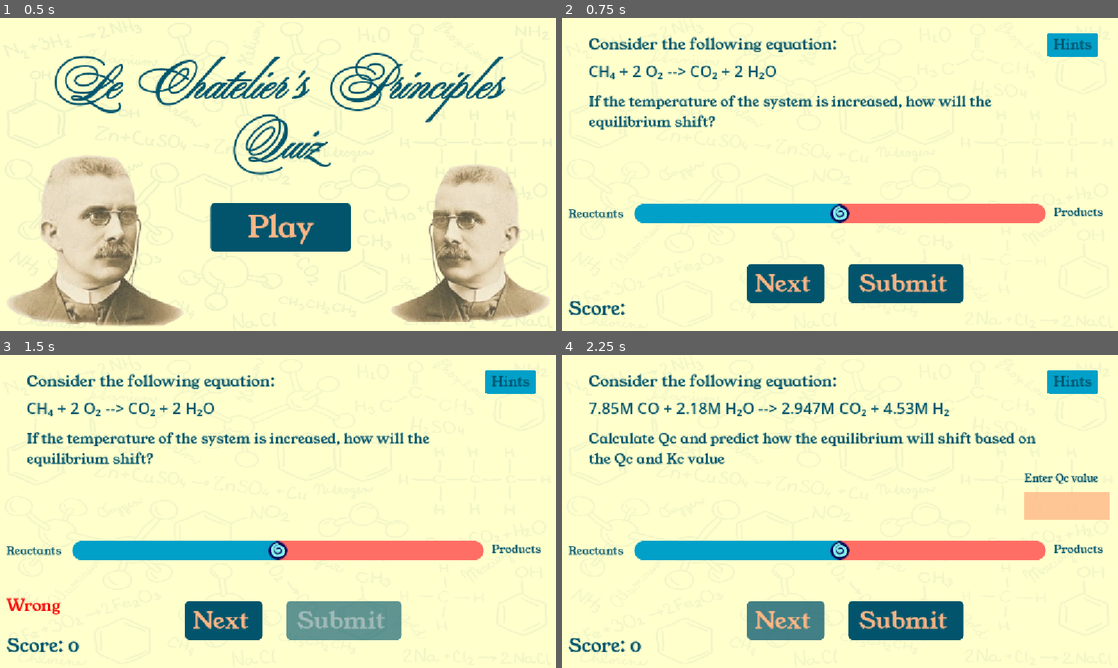
Above: before the commit, frames 1-4 (two rows, left to right).
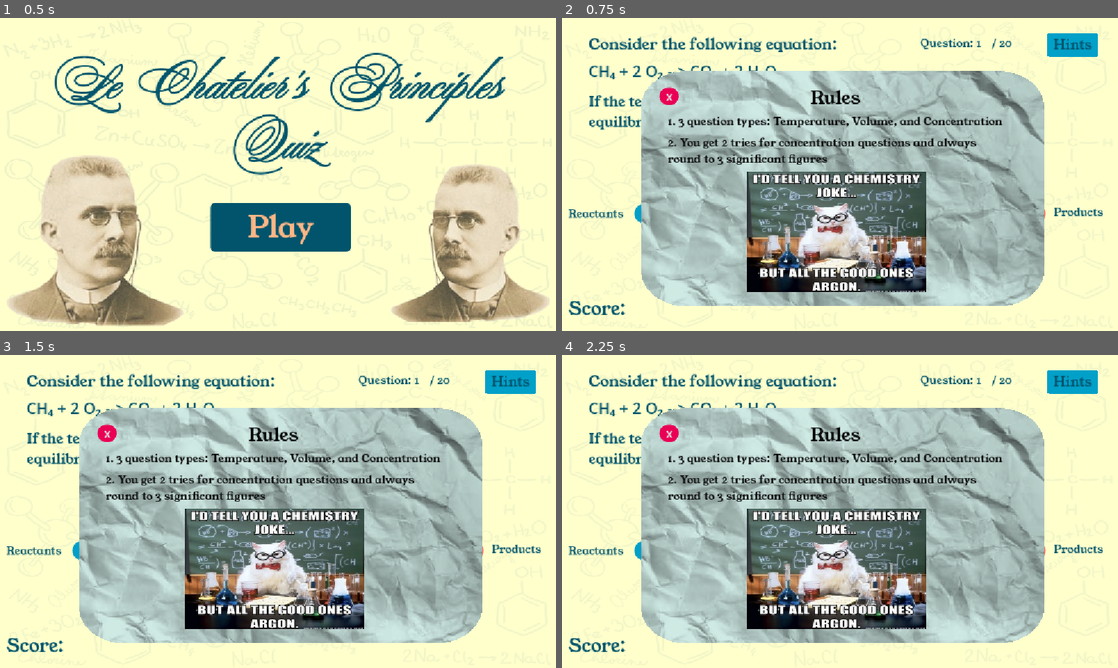
Above: after the commit, the same moments.

Repository: iisalut/Le-Chateliers-Principles-game
Game: Godot game, scene res://start_game.tscn
Two runs of this game, one before a commit and one after it. Both use one fixed random seed, a clock stepped at 60 frames per second and the inputs below.
Inputs:
- Up to frame 1 (0.5 s): no input
- Up to frame 2 (0.75 s): click "Play" at 0.5 s
- Up to frame 3 (1.5 s): click "Submit" at 1.25 s
- Up to frame 4 (2.25 s): click "Next" at 2 s

Frame 1 is identical in both runs. In frame 2, 54% of the frame differs, in the area x 14-87%, y 6-92%; in frame 3, 54%; in frame 4, 56%, in the area x 4-99%, y 6-95%.

Commit message:
finished confetti

Diff:
--- /dev/null
+++ b/actual-le-chateliers/confetti_particles.tscn
@@ -0,0 +1,73 @@
+[gd_scene format=3 uid="uid://b8v5ombwqgj6g"]
+
+[ext_resource type="Texture2D" uid="uid://44k4mbjuq3wj" path="res://confetti.png" id="1_jffis"]
+
+[sub_resource type="CanvasItemMaterial" id="CanvasItemMaterial_xxi4j"]
+particles_animation = true
+particles_anim_h_frames = 2
+particles_anim_v_frames = 1
+particles_anim_loop = true
+
+[sub_resource type="Curve" id="Curve_jffis"]
+_data = [Vector2(0, 1), 0.0, 0.0, 0, 0, Vector2(0.7531381, 1), 0.0, 0.0, 0, 0, Vector2(1, 0.46449125), 0.0, 0.0, 0, 0]
+point_count = 3
+
+[sub_resource type="CurveTexture" id="CurveTexture_xxi4j"]
+curve = SubResource("Curve_jffis")
+
+[sub_resource type="Gradient" id="Gradient_plikp"]
+offsets = PackedFloat32Array(0.22524102, 0.23488168, 0.49780893, 0.5100789, 0.7432077, 0.75197196, 1)
+colors = PackedColorArray(0, 0.8565007, 0.7285627, 1, 0.9529412, 0.23529412, 0.59607846, 1, 0.9529412, 0.23529412, 0.59607846, 1, 0.73149705, 0.5129711, 1, 1, 0.90588236, 0.36078432, 1, 1, 0, 0.6115563, 0.858802, 1, 0, 0.6117647, 0.85882354, 1)
+
+[sub_resource type="GradientTexture1D" id="GradientTexture1D_2cbq1"]
+gradient = SubResource("Gradient_plikp")
+
+[sub_resource type="Curve" id="Curve_fo25d"]
+_data = [Vector2(0, 1), 0.0, 0.0, 0, 0, Vector2(0.274477, 0.8038597), 0.0, 0.0, 0, 0, Vector2(0.68284523, 1), 0.0, 0.0, 0, 0, Vector2(0.99916327, 0.91059655), 0.0, 0.0, 0, 0]
+point_count = 4
+
+[sub_resource type="CurveTexture" id="CurveTexture_3l26e"]
+curve = SubResource("Curve_fo25d")
+
+[sub_resource type="Curve" id="Curve_ok850"]
+_data = [Vector2(0, 1), 0.0, 0.0, 0, 0, Vector2(0.7456067, 1), 0.0, 0.0, 0, 0, Vector2(1, 0.74456143), 0.0, 0.0, 0, 0]
+point_count = 3
+
+[sub_resource type="CurveTexture" id="CurveTexture_y1nwi"]
+curve = SubResource("Curve_ok850")
+
+[sub_resource type="ParticleProcessMaterial" id="ParticleProcessMaterial_plikp"]
+particle_flag_disable_z = true
+direction = Vector3(0, -1, 0)
+initial_velocity_min = 299.55
+initial_velocity_max = 413.74
+angular_velocity_min = -180.00002
+angular_velocity_max = 179.99998
+gravity = Vector3(0, 75, 0)
+linear_accel_min = 9.999997
+linear_accel_max = 29.999996
+damping_min = 60.000004
+damping_max = 70.0
+damping_curve = SubResource("CurveTexture_3l26e")
+scale_min = 0.5
+scale_curve = SubResource("CurveTexture_y1nwi")
+color_initial_ramp = SubResource("GradientTexture1D_2cbq1")
+alpha_curve = SubResource("CurveTexture_xxi4j")
+hue_variation_min = -0.020000022
+hue_variation_max = 0.019999977
+anim_speed_min = 2.3
+anim_speed_max = 4.5499997
+anim_offset_max = 1.0
+
+[node name="confetti particles" type="Node2D" unique_id=527708906]
+
+[node name="GPUParticles2D" type="GPUParticles2D" parent="." unique_id=125654604]
+texture_filter = 1
+material = SubResource("CanvasItemMaterial_xxi4j")
+position = Vector2(49, 9)
+amount = 200
+texture = ExtResource("1_jffis")
+lifetime = 8.0
+speed_scale = 1.96
+explosiveness = 0.97
+process_material = SubResource("ParticleProcessMaterial_plikp")
--- a/actual-le-chateliers/end_game.tscn
+++ b/actual-le-chateliers/end_game.tscn
@@ -5,6 +5,7 @@
 [ext_resource type="Texture2D" uid="uid://c3n7fws0ko2pq" path="res://Screenshot 2026-07-20 at 11.22.08 PM.png" id="2_semjh"]
 [ext_resource type="Texture2D" uid="uid://c404hqxju8mee" path="res://le chatelier dude.png" id="3_4amj7"]
 [ext_resource type="FontFile" uid="uid://buyk8sfuem2ob" path="res://YoungSerif-Regular.ttf" id="3_8aegd"]
+[ext_resource type="PackedScene" uid="uid://b8v5ombwqgj6g" path="res://confetti_particles.tscn" id="6_4amj7"]
 
 [sub_resource type="StyleBoxFlat" id="StyleBoxFlat_semjh"]
 bg_color = Color(0.003921569, 0.32941177, 0.42352942, 1)
@@ -23,12 +24,7 @@
 corner_detail = 20
 
 [sub_resource type="StyleBoxFlat" id="StyleBoxFlat_h3nuw"]
-bg_color = Color(0, 0.32941177, 0.42352942, 0.7411765)
-corner_radius_top_left = 10
-corner_radius_top_right = 10
-corner_radius_bottom_right = 10
-corner_radius_bottom_left = 10
-corner_detail = 20
+bg_color = Color(0.007843138, 0.4509804, 0.5764706, 0.75686276)
 
 [sub_resource type="Animation" id="Animation_semjh"]
 loop_mode = 1
@@ -145,6 +141,8 @@
 grow_horizontal = 2
 grow_vertical = 2
 theme_override_colors/font_color = Color(0.96862745, 0.7019608, 0.5176471, 1)
+theme_override_colors/font_pressed_color = Color(0.96862745, 0.7019608, 0.5176471, 1)
+theme_override_colors/font_hover_color = Color(0.96862745, 0.7019608, 0.5176471, 1)
 theme_override_fonts/font = ExtResource("3_8aegd")
 theme_override_font_sizes/font_size = 59
 theme_override_styles/normal = SubResource("StyleBoxFlat_semjh")
@@ -159,9 +157,10 @@
 anchor_top = 1.0
 anchor_right = 1.0
 anchor_bottom = 1.0
-offset_left = -392.73364
-offset_top = -322.9152
-offset_right = -33.0
+offset_left = -338.0
+offset_top = -323.0
+offset_right = -21.669434
+offset_bottom = -22.0
 grow_horizontal = 0
 grow_vertical = 0
 rotation = 6.2831855
@@ -177,8 +176,10 @@
 anchors_preset = 2
 anchor_top = 1.0
 anchor_bottom = 1.0
-offset_top = -322.91516
-offset_right = 359.73364
+offset_left = 15.0
+offset_top = -326.0
+offset_right = 315.0
+offset_bottom = -25.0
 grow_vertical = 0
 rotation = 6.2831855
 pivot_offset = Vector2(179.867, 161.458)
@@ -189,4 +190,7 @@
 libraries/ = SubResource("AnimationLibrary_h3nuw")
 autoplay = &"RESET"
 
+[node name="confetti particles" parent="." unique_id=527708906 instance=ExtResource("6_4amj7")]
+position = Vector2(602, 648)
+
 [connection signal="pressed" from="replay button" to="." method="_on_replay_button_pressed"]
--- a/actual-le-chateliers/game_manager.gd
+++ b/actual-le-chateliers/game_manager.gd
@@ -46,17 +46,14 @@
 @onready var intro_text_3: RichTextLabel = $"intro pop up/intro text3"
 @onready var cat_joke: Sprite2D = $"intro pop up/cat joke"
 
-
-
-
-#--- conc dict-------
-var conc_num1=0
-var conc_num2=0
-var conc_num3=0
-var conc_num4=0
+@onready var current_qs_number: RichTextLabel = $current_qs_number
+
 
 #--------------------------
-
+# question number tracking
+var curr_qs_number=1
+
+#------------
 
 var qs_type=1 # first qs always temp BUT keeps track of which qs type (temp,vol,conc)
 var curr_qs="" # current question
@@ -126,7 +123,7 @@
 var vol_inc= 0.5<randf()
 var can_vol_activate= true
 
-
+# chooses a vol qs from dict
 func choose_vol_qs():
 	random_select_vol= randi_range(0,6)
 	var inner_dict= QsData.vol_qs_dict[random_select_vol]
@@ -135,6 +132,7 @@
 		curr_max_vol_moles= inner_dict[rxn]
 	print("choosing new vol qs")
 
+#checks vol answers
 func check_vol_ans(value: float) -> void:
 	if(vol_inc):
 		if curr_max_vol_moles=="right" and value>0 :
@@ -157,6 +155,7 @@
 	score_label.text= "Score: "+str(QsData.score)
 	print("just checked answers and updated score")
 
+# displays vol variable on screen
 func display_vol():
 	choose_vol_qs()
 	validate_qs(curr_qs,qs_type)
@@ -169,6 +168,12 @@
 		print(" description added for vol  qs")
 #-------------------------------------------------------------------------------
 
+#--- conc dict-------
+var conc_num1=0
+var conc_num2=0
+var conc_num3=0
+var conc_num4=0
+
 #---conc variables and functions-----
 var random_select_conc=randi_range(0,6)
 var curr_Kc=""
@@ -177,6 +182,8 @@
 
 
 var can_conc_activate= true
+
+# calculates qc values based on question
 func correct_Qc_calculation(): # need to update this for every added conc qs
 	match random_select_conc:
 		0:
@@ -194,6 +201,7 @@
 		6:
 			corr_Qc = ((conc_num3 * conc_num4) / (conc_num1 * conc_num2))
 
+# holds all conc questions with rand int values
 func choose_conc_qs():  # the conc dictionary is in here
 	random_select_conc=randi_range(0,6)
 	conc_num1=snapped(randf_range(0.10,10.0),0.001)
@@ -223,7 +231,7 @@
 	print("current Kc "+str(curr_Kc))
 
 
-
+# calculates correct rounded sig fig answer from long float value
 var actual_final_ans_qc=0.0
 func sig_fig_fixer(corr_Qc, sig_fig_num: int):
 
@@ -253,7 +261,7 @@
 
 	return actual_final_ans_qc
 
-
+# checks conc answer
 func check_conc_ans( user_Qc: String,value: float):
 	var float_Qc=float(user_Qc)
 	corr_Qc=snapped(corr_Qc,0.000001)
@@ -283,6 +291,7 @@
 				answer_label.text="Slider and Qc values wrong"
 	score_label.text= "Score: "+str(QsData.score)
 
+#displays all func variables on screen
 func display_conc():
 	choose_conc_qs()
 	validate_qs(curr_qs,qs_type)
@@ -292,7 +301,9 @@
 	question_description.text="Calculate Qc and predict how the equilibrium will shift based on the Qc and Kc value"
 	qc_value_description.text="Enter Qc value"
 	final_corr_Qc=sig_fig_fixer(corr_Qc,3) # moved it here cause not working anywhere else
+
 #----------------------------------------
+# this function filters all the questions and sorts them into completed/ incomplete
 func validate_qs(current_qs, question_type):
 	# takes curr_qs and question_type figures out what type of question.
 	# if the chosen qs not in the finished_dict then that is the final chosen question and it is added to the finished_dict
@@ -305,6 +316,7 @@
 					QsData.temp_finished_qs.append(curr_qs)
 					QsData.full_finished_qs.append(curr_qs)
 					print(" finished_temp: "+ str(QsData.full_finished_qs))
+					curr_qs_number+=1 # adding it here cause when qs approved the runing qs count is updated
 					print("validate temp just ran")
 					if QsData.temp_finished_qs.size()==6: # need to update this num everytime change num qs
 						can_temp_activate=false
@@ -326,6 +338,7 @@
 					QsData.vol_finished_qs.append(curr_qs)
 					QsData.full_finished_qs.append(curr_qs)
 					print(" finished_vol: "+ str(QsData.full_finished_qs))
+					curr_qs_number+=1 # adding it here cause when qs approved the runing qs count is updated
 					print("validate vol just ran")
 					if QsData.vol_finished_qs.size()==7: # need to update this num everytime change num qs
 						can_vol_activate=false
@@ -346,6 +359,7 @@
 					QsData.conc_finished_qs.append(curr_qs)
 					QsData.full_finished_qs.append(curr_qs)
 					print(" finished_conc: "+ str(QsData.full_finished_qs))
+					curr_qs_number+=1 # adding it here cause when qs approved the runing qs count is updated
 					print("validate conc just ran")
 					if QsData.conc_finished_qs.size()==7: # need to update this num everytime change num qs
 						can_conc_activate=false
@@ -360,6 +374,7 @@
 					print("need to find another question")
 					current_qs=curr_qs
 
+# sets first question type to temp
 func _ready():
 	pop_up_help.hide()
 	line_edit.hide()
@@ -367,6 +382,7 @@
 	qs_type=1
 	print(" num1: "+str(conc_num1)+" num2: "+str(conc_num2)+" num3: "+str(conc_num3)+" num4: "+str(conc_num4))
 
+# submit button that checks if answers are correct
 var submit_click_count=0
 func _on_submit_button_pressed() -> void: # displays answer label
 	var slider_value= slider.value
@@ -383,8 +399,10 @@
 		if submit_click_count>=2:
 			$submit_button.disabled=true
 
-
+# this represents the next button which will change to next qs + counts curr question
 func _on_button_pressed() -> void: # loads in new qs type out of 3 total
+
+	current_qs_number.text=str(curr_qs_number)# displays current qs num
 
 	$submit_button.disabled=false
 	submit_click_count=0
@@ -449,10 +467,13 @@
 			else:
 				_on_button_pressed()
 
+
+# exit button for hints popup
 func _on_exit_button_help_pressed() -> void:
 	pop_up_help.hide()
 	bg_panel.hide()
 
+# opens hint pop up when "hints" button pressed
 func _on_help_button_pressed() -> void:
 	pop_up_help.show()
 	bg_panel.show()
@@ -482,10 +503,12 @@
 		conc_formula_3.show()
 		conc_pop_up_ans.show()
 
+# button that shows answer to concentration question hint
 func _on_conc_button_pressed() -> void:
 	conc_pop_up_ans.text=str(final_corr_Qc)
 
 
+# exit button for the rules pop up
 func _on_exit_button_intro_pressed() -> void:
 	intro_pop_up.hide()
 	intro_text.hide()
--- a/actual-le-chateliers/quiz.tscn
+++ b/actual-le-chateliers/quiz.tscn
@@ -608,6 +608,7 @@
 theme_override_styles/panel = SubResource("StyleBoxTexture_p60ki")
 
 [node name="exit Button help" type="Button" parent="pop up help" unique_id=1433126840]
+visible = false
 layout_mode = 1
 anchors_preset = 8
 anchor_left = 0.5
@@ -641,6 +642,7 @@
 text = "Hints"
 
 [node name="hints question type label" type="RichTextLabel" parent="pop up help" unique_id=1161703180]
+visible = false
 layout_mode = 1
 anchors_preset = 8
 anchor_left = 0.5
@@ -947,8 +949,8 @@
 theme_override_constants/paragraph_separation = 8
 theme_override_fonts/normal_font = ExtResource("3_6id1c")
 theme_override_font_sizes/normal_font_size = 18
-text = "Qc > Kc → more products so how will equilibrium shift ?
-Qc < Kc → less products so how will equillibrium shift ?"
+text = "Qc > Kc --> more products so how will equilibrium shift ?
+Qc < Kc --> less products so how will equillibrium shift ?"
 
 [node name="conc formula3" type="RichTextLabel" parent="pop up help" unique_id=162505502]
 visible = false
@@ -1011,7 +1013,6 @@
 text = "conc answer"
 
 [node name="intro pop up" type="Panel" parent="." unique_id=1139581157]
-visible = false
 material = SubResource("ShaderMaterial_hgkws")
 layout_mode = 1
 anchors_preset = 8
@@ -1096,9 +1097,41 @@
 scale = Vector2(0.536023, 0.37145525)
 texture = ExtResource("3_i0i4q")
 
+[node name="ques_num_display" type="RichTextLabel" parent="." unique_id=1456642011]
+layout_mode = 1
+anchors_preset = 1
+anchor_left = 1.0
+anchor_right = 1.0
+offset_left = -410.0
+offset_top = 35.0
+offset_right = -107.0
+offset_bottom = 75.0
+grow_horizontal = 0
+theme_override_colors/default_color = Color(0.003921569, 0.32941177, 0.42352942, 1)
+theme_override_fonts/normal_font = ExtResource("3_6id1c")
+theme_override_font_sizes/normal_font_size = 23
+text = "Question:      / 20"
+
+[node name="current_qs_number" type="RichTextLabel" parent="." unique_id=1285545660]
+layout_mode = 1
+anchors_preset = 1
+anchor_left = 1.0
+anchor_right = 1.0
+offset_left = -293.0
+offset_top = 35.0
+offset_right = -212.0
+offset_bottom = 80.0
+grow_horizontal = 0
+theme_override_colors/default_color = Color(0.0627451, 0.3647059, 0.44313726, 1)
+theme_override_fonts/normal_font = ExtResource("3_6id1c")
+theme_override_font_sizes/normal_font_size = 23
+text = "1"
+fit_content = true
+scroll_following = true
+
 [connection signal="pressed" from="Button" to="." method="_on_button_pressed"]
+[connection signal="value_changed" from="slider stuff/slider" to="." method="_on_h_slider_2_value_changed"]
 [connection signal="value_changed" from="slider stuff/slider" to="." method="_on_slider_value_changed"]
-[connection signal="value_changed" from="slider stuff/slider" to="." method="_on_h_slider_2_value_changed"]
 [connection signal="pressed" from="submit_button" to="." method="_on_submit_button_pressed"]
 [connection signal="pressed" from="help button" to="." method="_on_help_button_pressed"]
 [connection signal="pressed" from="pop up help/exit Button help" to="." method="_on_exit_button_help_pressed"]
Binary file added: actual-le-chateliers/confetti.png
Not shown, added: actual-le-chateliers/confetti.png.import
Binary file added: actual-le-chateliers/export_le_chat_quiz/index.apple-touch-icon.png
Not shown, added: actual-le-chateliers/export_le_chat_quiz/index.apple-touch-icon.png.import
Binary file added: actual-le-chateliers/export_le_chat_quiz/index.icon.png
Not shown, added: actual-le-chateliers/export_le_chat_quiz/index.icon.png.import
Binary file added: actual-le-chateliers/export_le_chat_quiz/index.png
Not shown, added: actual-le-chateliers/export_le_chat_quiz/index.png.import
Not shown, added: actual-le-chateliers/export_le_chat_quiz/chat_4.zip
Not shown, added: actual-le-chateliers/export_le_chat_quiz/chat_5.zip
Not shown, added: actual-le-chateliers/export_le_chat_quiz/index.audio.position.worklet.js
Not shown, added: actual-le-chateliers/export_le_chat_quiz/index.audio.worklet.js
(and 4 more such lines)
